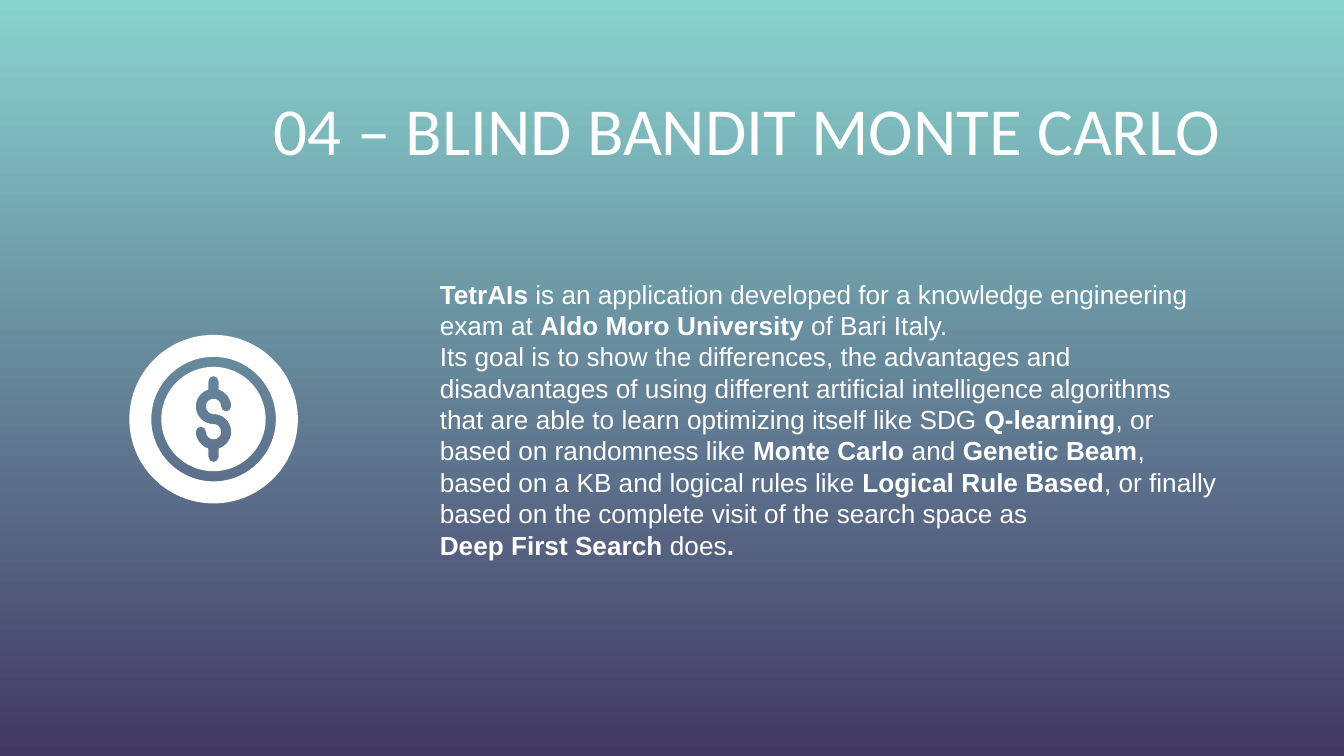
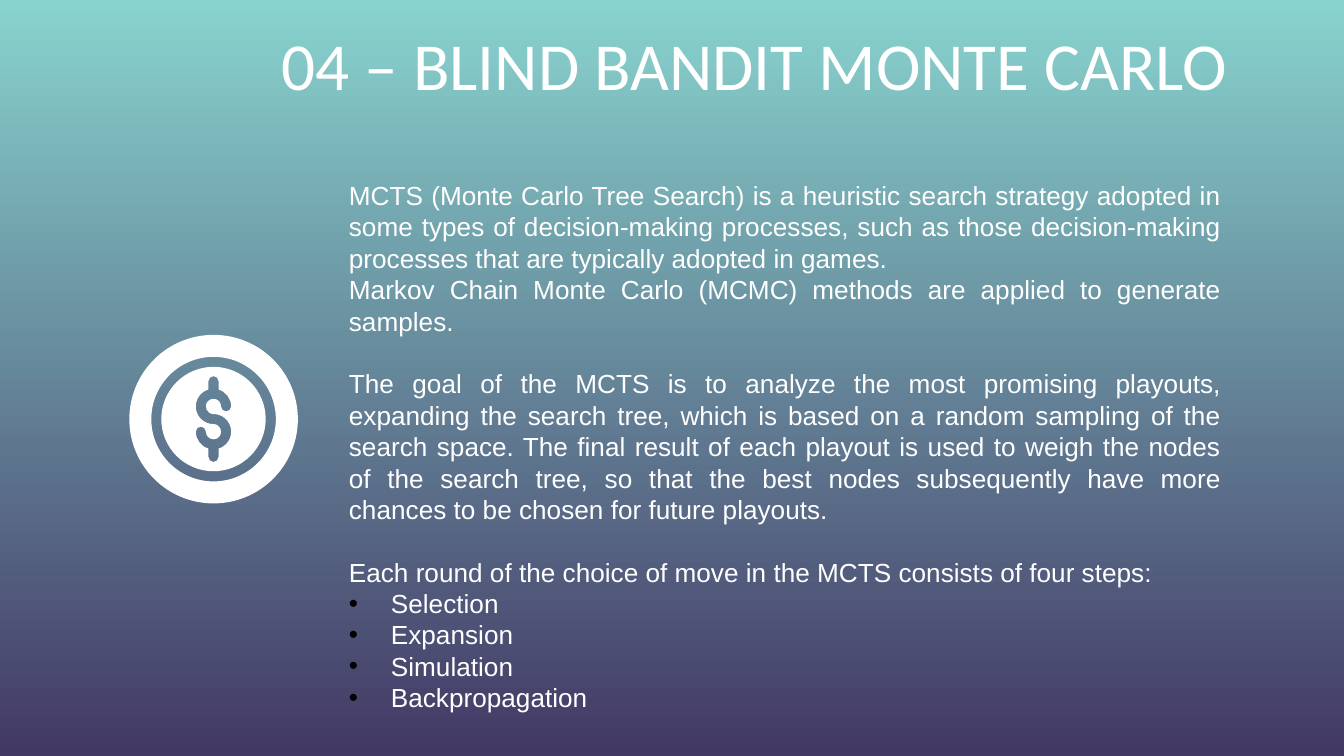
Before and after one commit to Chrism1c/TetrAIs, a slide deck: slide 9 of doc/Presentazione TetrAIs.pptx. Drawn at 1344x756 pixels with LibreOffice and Linux fonts; fonts in the diff are those of the drawing; background and template pictures are left out. Boxes give left, top, right and bottom in pixels: in the first picture for what was removed or moved away, otherwise in the second. Text is boxed around its words. In the diff, an @@ line names an element or a change of style, - is before the commit and + after.

Commit message:
Spostate immagini nella cartella doc/images/. Aggiunta documentazione relativa a DFS e MCTS nella presentazione power point.

```diff
--- a/doc/Presentazione TetrAIs.pptx
+++ b/doc/Presentazione TetrAIs.pptx
@@ title "04 – BLIND BANDIT MONTE ...": place and size @@
-title "04 – BLIND BANDIT MONTE ..." at box(274, 111, 1219, 156)
+title "04 – BLIND BANDIT MONTE ..." at box(281, 46, 1227, 91)
@@ text added at box(349, 186, 1221, 713), 14 pt, text #FFFFFF @@
+MCTS (Monte Carlo Tree Search) is a heuristic search strategy adopted in some types of decision-making processes, such as those decision-making processes that are typically adopted in games.
+Markov Chain Monte Carlo (MCMC) methods are applied to generate samples.
+The goal of the MCTS is to analyze the most promising playouts, expanding the search tree, which is based on a random sampling of the search space. The final result of each playout is used to weigh the nodes of the search tree, so that the best nodes subsequently have more chances to be chosen for future playouts.
+Each round of the choice of move in the MCTS consists of four steps:
+• Selection
+• Expansion
+• Simulation
+• Backpropagation
@@ text removed at box(440, 285, 1216, 560) @@
-TetrAIs is an application developed for a knowledge engineering exam at Aldo Moro University of Bari Italy.
-Its goal is to show the differences, the advantages and disadvantages of using different artificial intelligence algorithms that are able to learn optimizing itself like SDG Q-learning, or based on randomness like Monte Carlo and Genetic Beam, based on a KB and logical rules like Logical Rule Based, or finally based on the complete visit of the search space as
-Deep First Search does.
```
Also in this commit, not shown: 1 slide added, 1 slide removed, 9 other files.
